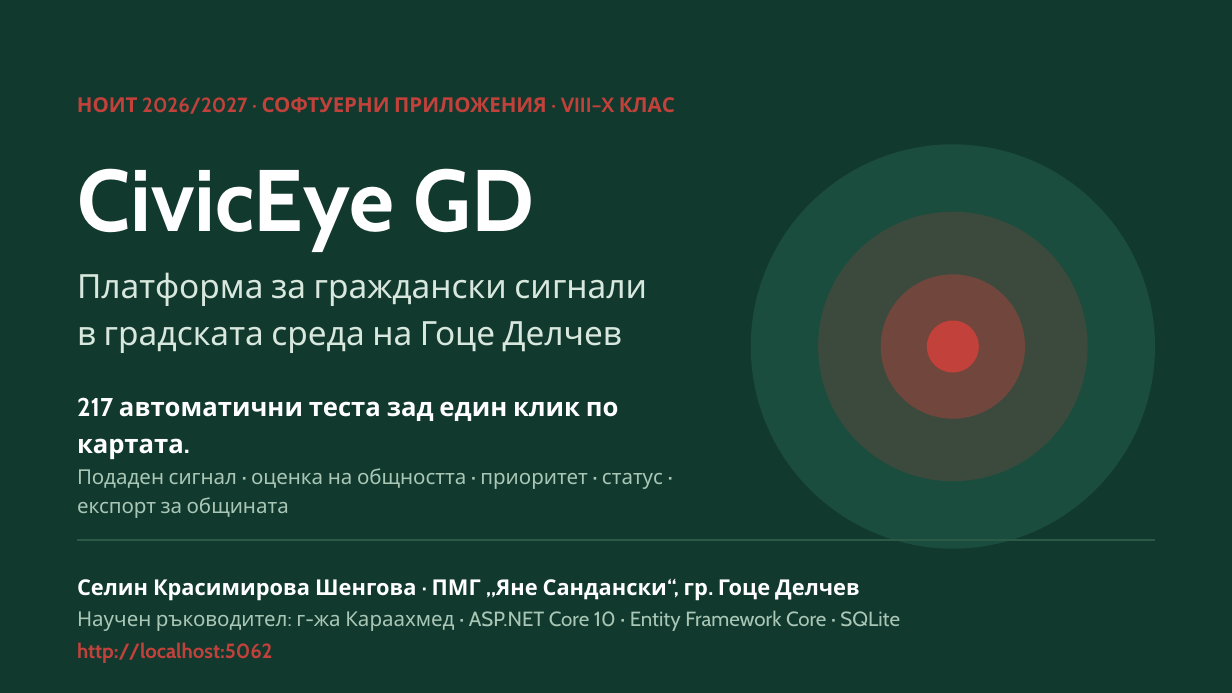
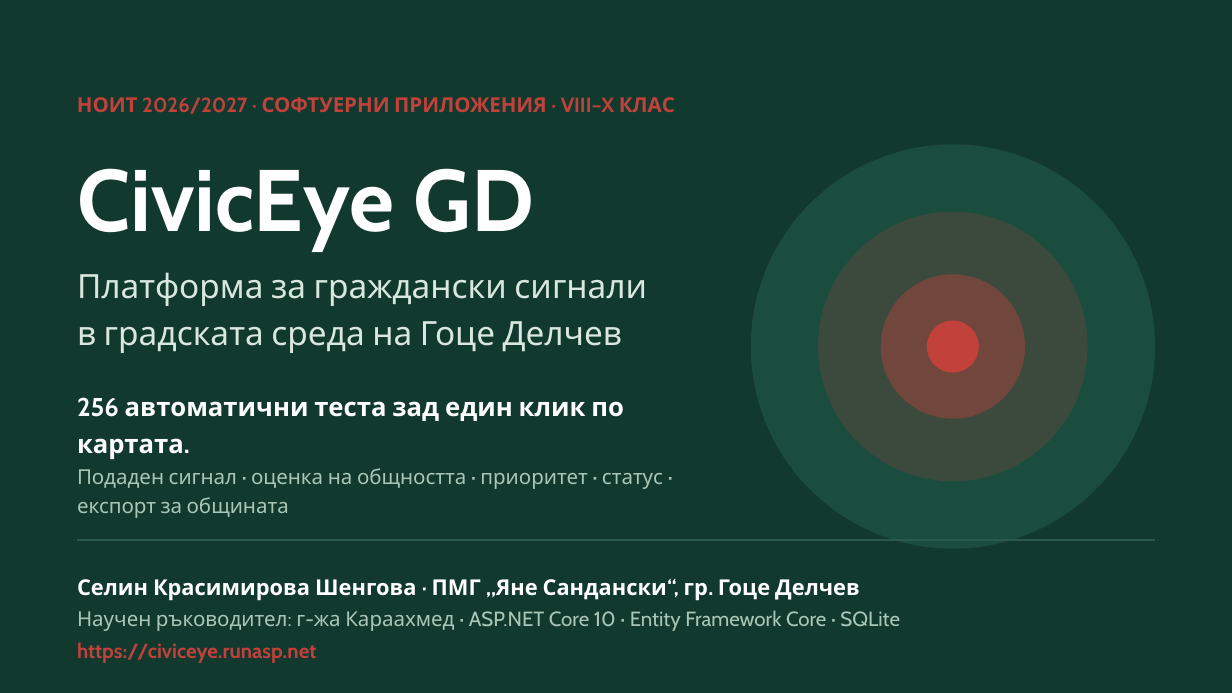
Before and after one commit to selinshengova-ai/CivicEyeGD, a slide deck: slide 1 of Docs/prezentacia-civiceye-gd.pptx. Drawn at 1232x693 pixels with LibreOffice and Linux fonts; fonts in the diff are those of the drawing. Boxes give left, top, right and bottom in pixels: in the first picture for what was removed or moved away, otherwise in the second. Text is boxed around its words. In the diff, an @@ line names an element or a change of style, - is before the commit and + after.

```diff
--- a/Docs/prezentacia-civiceye-gd.pptx
+++ b/Docs/prezentacia-civiceye-gd.pptx
@@ text at (x1=77, y1=397, x2=624, y2=459): text changed @@
-217 автоматични теста зад един клик по картата.
+256 автоматични теста зад един клик по картата.
@@ text at (x1=77, y1=642, x2=316, y2=663): text changed @@
-http://localhost:5062
+https://civiceye.runasp.net
```
Also in this commit, not shown: 6 other slides changed, 15 other files.
